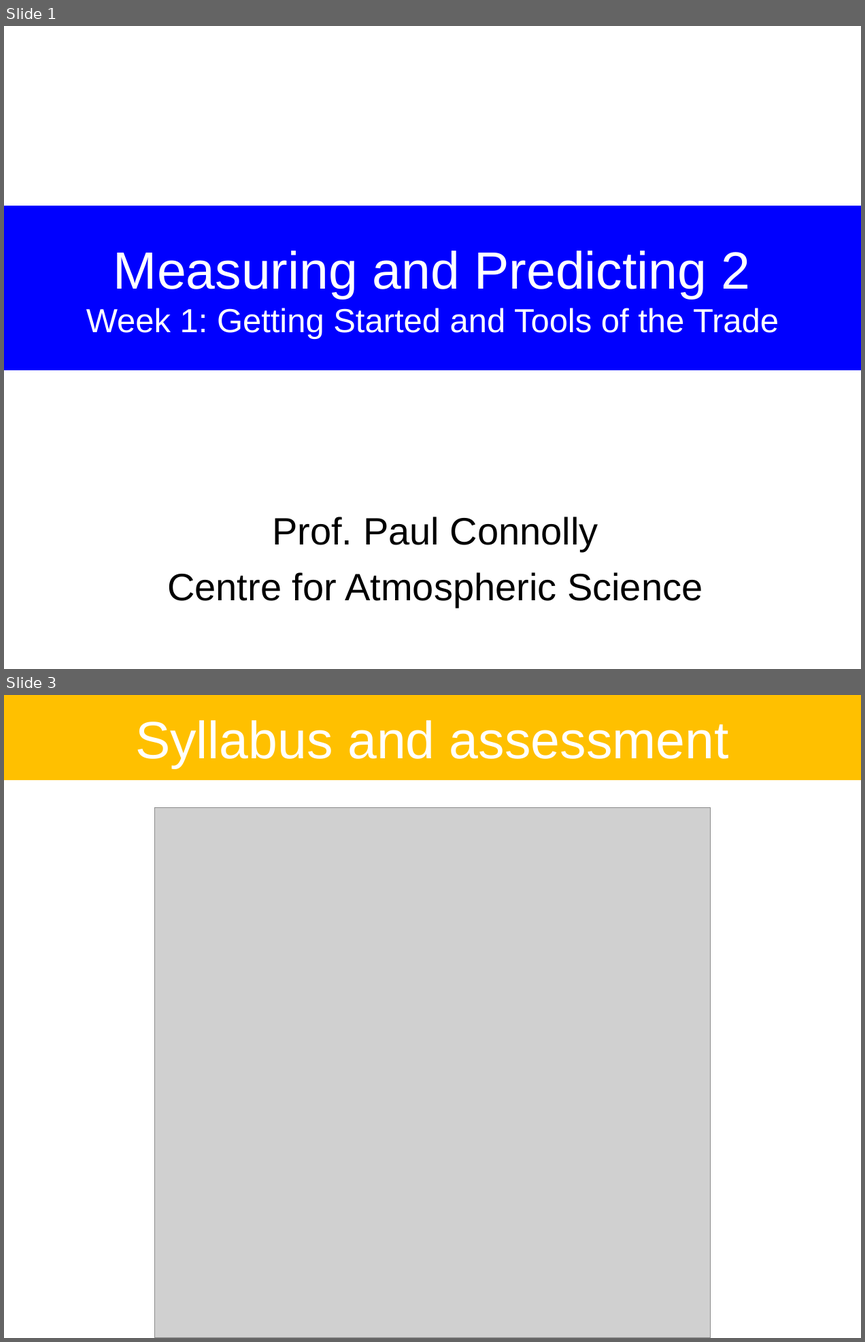
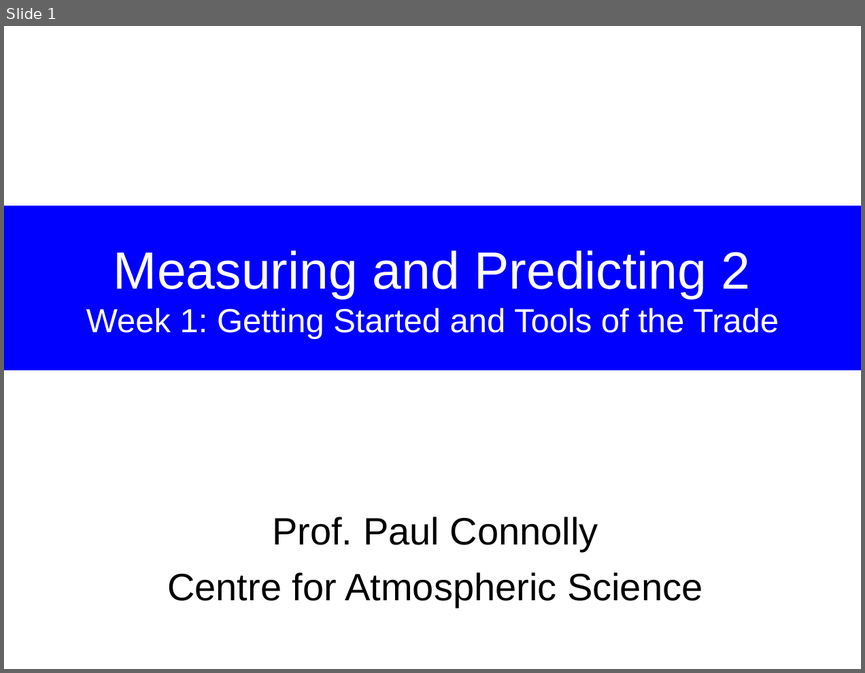
Before and after one commit to UoM-maul1609/paul.connolly.webpages, a slide deck: teaching/eart60071/materials/eart60071_lecture1_asynchronous.ppt. Shown one above the other, each under a label of ours: slides 1 and 3 before the commit, slide 1 after it; the slides between them are not shown. The pictures are 865x1342 and 865x673 pixels, drawn with LibreOffice and Linux fonts; fonts in the diff are those of the drawing; grey boxes stand for pictures. Boxes give left, top, right and bottom in pixels: in the first picture for what was removed or moved away, otherwise in the second. Text is boxed around its words. In the diff, an @@ line names an element or a change of style, - is before the commit and + after.

```diff
--- a/teaching/eart60071/materials/eart60071_lecture1_asynchronous.ppt
+++ b/teaching/eart60071/materials/eart60071_lecture1_asynchronous.ppt
@@ slide 3 removed at [4,695,861,1338], background #FFFFFF @@
@@ title removed at [4,695,861,780] @@
-Syllabus and assessment
@@ picture removed at [155,807,711,1337] @@
```
Also in this commit, not shown: 6 slides changed, 1 slide added, 1 other slide removed, 1 other file.
